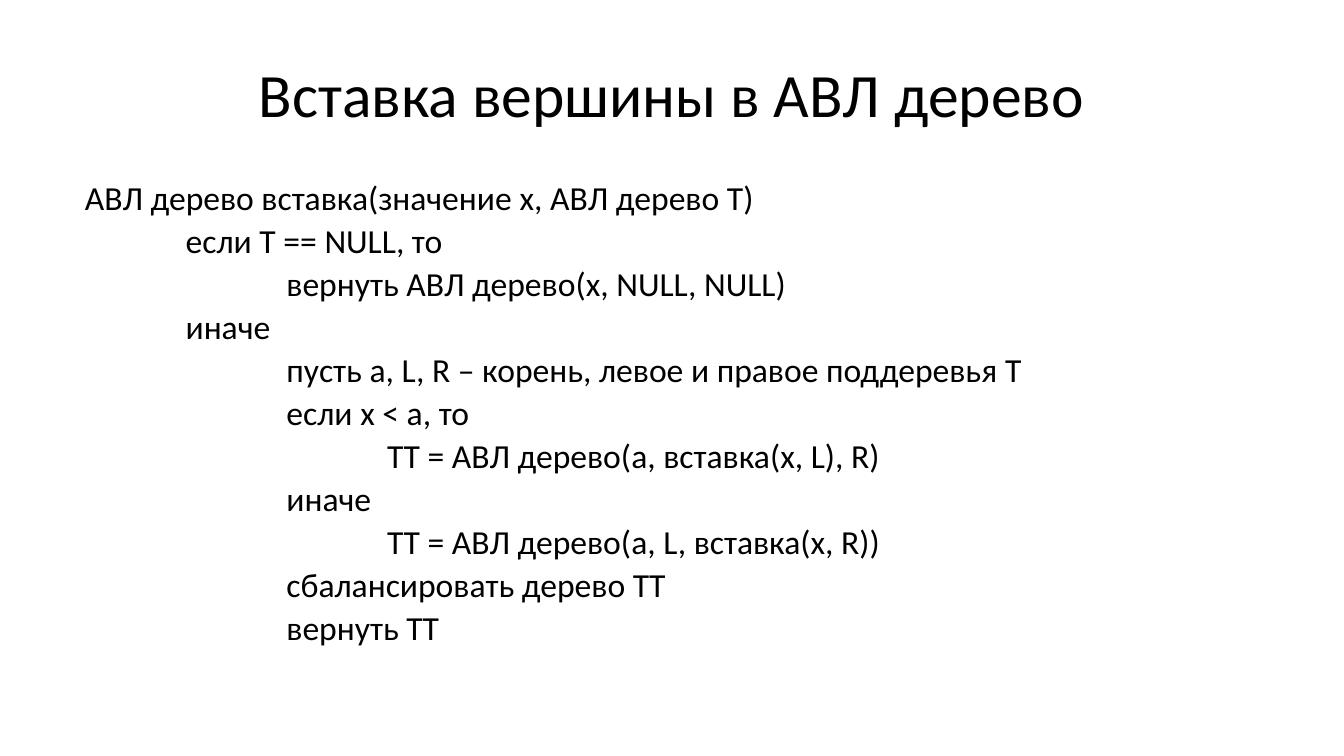
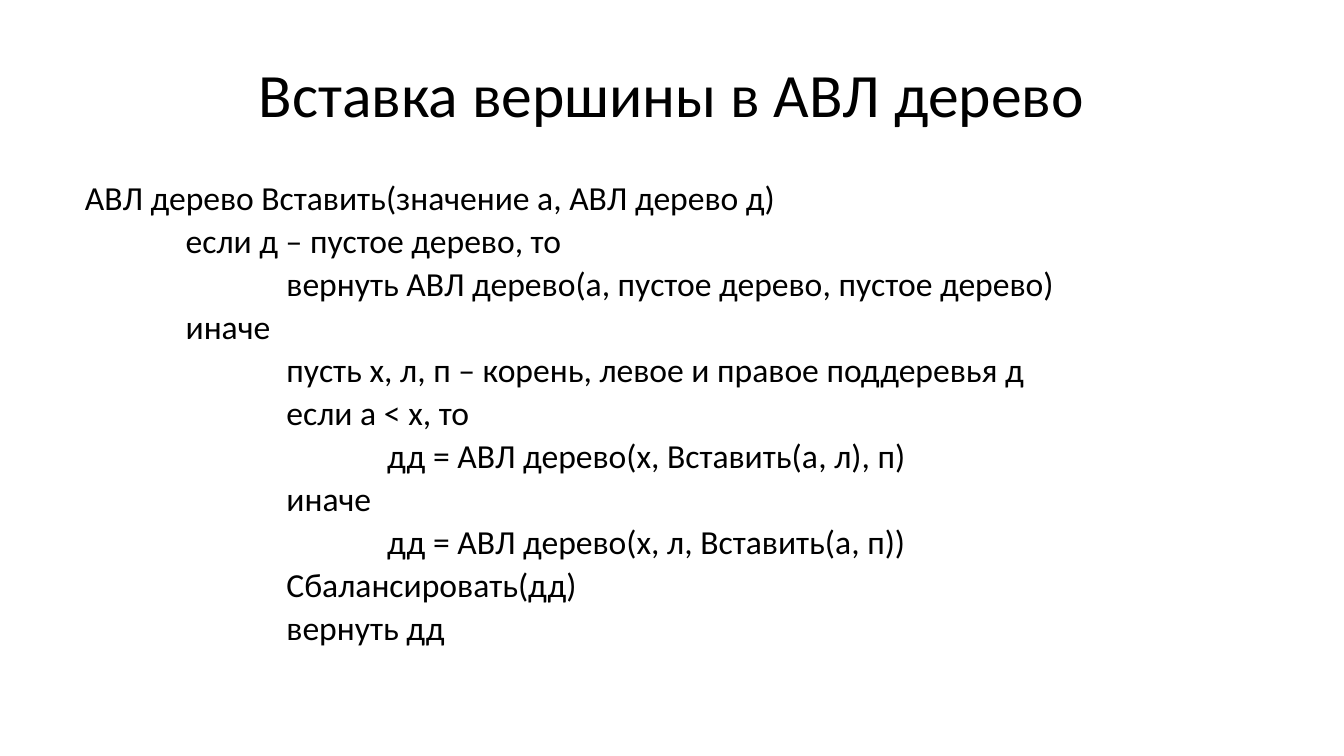
Before and after one commit to Evgueni-Petrov-aka-espetrov/Algorithms-and-Programming-in-C-pptx, a slide deck: slide 23 of 11 Деревья.pptx (slide 22 before the commit). Drawn at 1344x756 pixels with LibreOffice and Linux fonts; fonts in the diff are those of the drawing. Boxes give left, top, right and bottom in pixels: in the first picture for what was removed or moved away, otherwise in the second. Text is boxed around its words. In the diff, an @@ line names an element or a change of style, - is before the commit and + after.

Commit message:
назвал переменные в алг вставки в АВЛ дерево так же, как в ДДП

```diff
--- a/11 Деревья.pptx
+++ b/11 Деревья.pptx
@@ text at box(85, 185, 1054, 302): text changed @@
-АВЛ дерево вставка(значение x, АВЛ дерево T)
-если Т == NULL, то
-вернуть АВЛ дерево(x, NULL, NULL)
+АВЛ дерево Вставить(значение а, АВЛ дерево д)
+если д – пустое дерево, то
+вернуть АВЛ дерево(а, пустое дерево, пустое дерево)
@@ text at box(286, 365, 1024, 474): text changed @@
-пусть а, L, R – корень, левое и правое поддеревья T
-если x < a, то
-TТ = АВЛ дерево(a, вставка(x, L), R)
+пусть х, л, п – корень, левое и правое поддеревья д
+если а < х, то
+дд = АВЛ дерево(х, Вставить(а, л), п)
@@ text at box(286, 529, 905, 646): text changed @@
-TТ = АВЛ дерево(a, L, вставка(x, R))
-сбалансировать дерево ТТ
-вернуть ТТ
+дд = АВЛ дерево(х, л, Вставить(а, п))
+Сбалансировать(дд)
+вернуть дд
```
Also in this commit, not shown: 5 other slides changed, 1 slide added.
